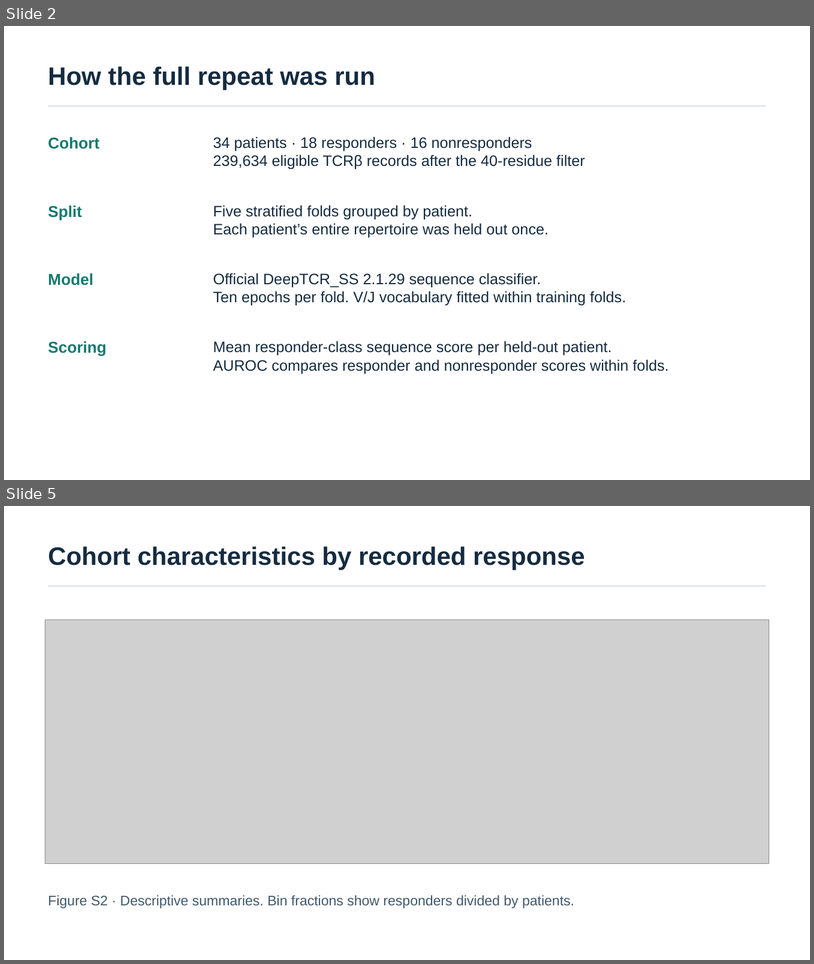
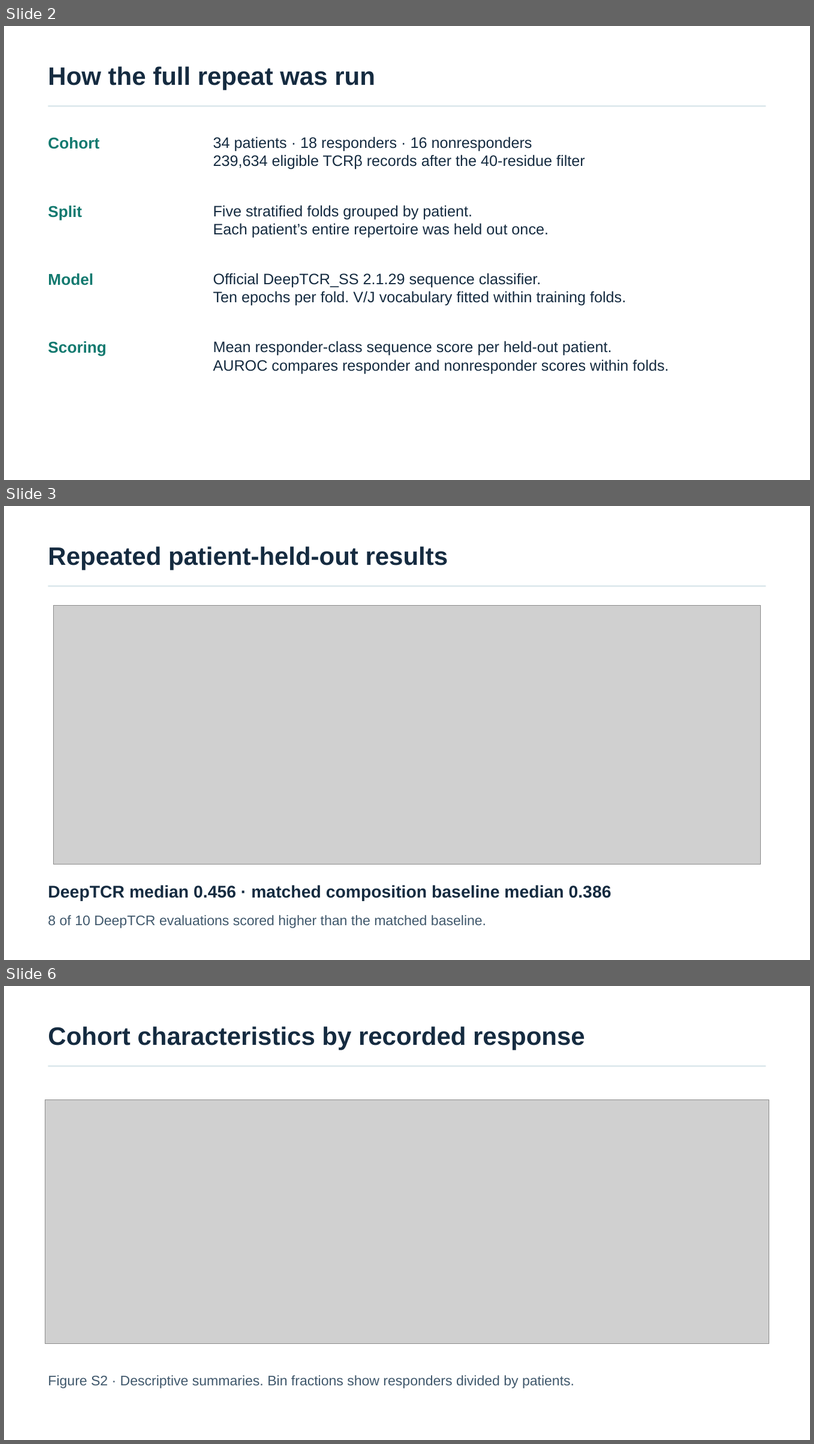
Before and after one commit to MateenahJAHAN/Final_Deliverable_DeepTCRResearch_Mateenah_Jahan_CSIR, a slide deck: results/DeepTCR_Results_Presentation.pptx. Shown one above the other, each under a label of ours: slides 2 and 5 before the commit, slides 2, 3 and 6 after it; the slides between them are not shown. The pictures are 814x964 and 814x1444 pixels, drawn with LibreOffice and Linux fonts; fonts in the diff are those of the drawing; grey boxes stand for pictures. Boxes give left, top, right and bottom in pixels: in the first picture for what was removed or moved away, otherwise in the second. Text is boxed around its words. In the diff, an @@ line names an element or a change of style, - is before the commit and + after.

```diff
--- a/results/DeepTCR_Results_Presentation.pptx
+++ b/results/DeepTCR_Results_Presentation.pptx
@@ slide 3 added at [4, 506, 810, 960], background #FFFFFF @@
@@ text added at [48, 546, 449, 570], 30 pt, text #152B40, bold @@
+Repeated patient-held-out results
@@ rectangle added at [48, 585, 767, 586], fill #D3E2E7 @@
@@ picture added at [54, 606, 761, 864] @@
@@ text added at [48, 885, 612, 900], 20.2 pt, text #152B40, bold @@
+DeepTCR median 0.456 · matched composition baseline median 0.386
@@ text added at [48, 915, 486, 928], 16.5 pt, text #40586C @@
+8 of 10 DeepTCR evaluations scored higher than the matched baseline.
@@ what was slide 5 is now slide 6 @@
```
Also in this commit, not shown: 3 slides changed, 13 other files.
